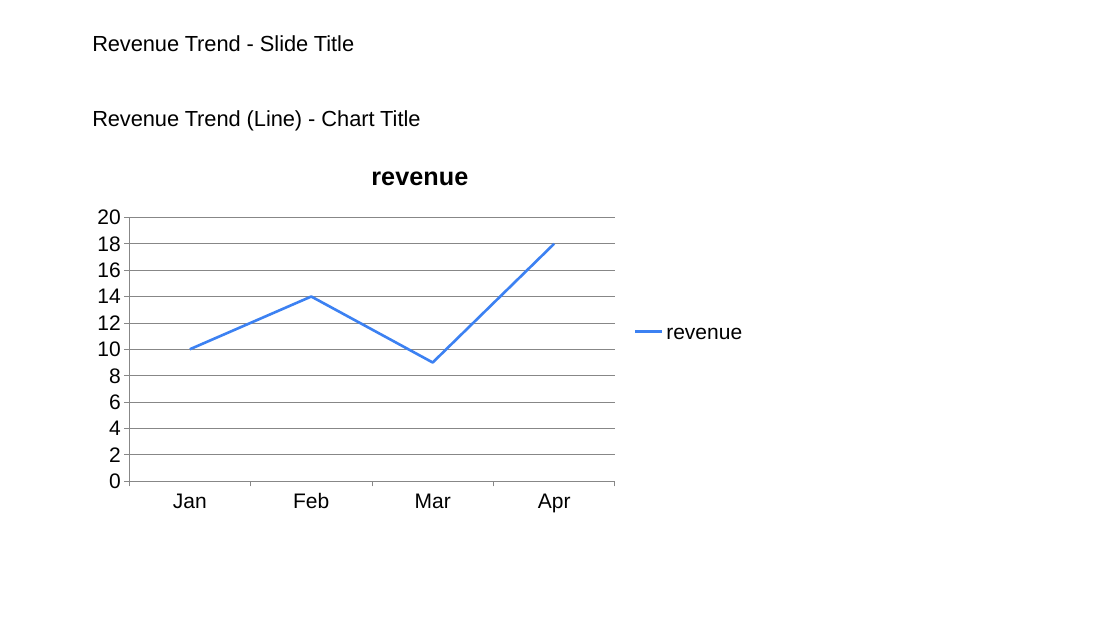
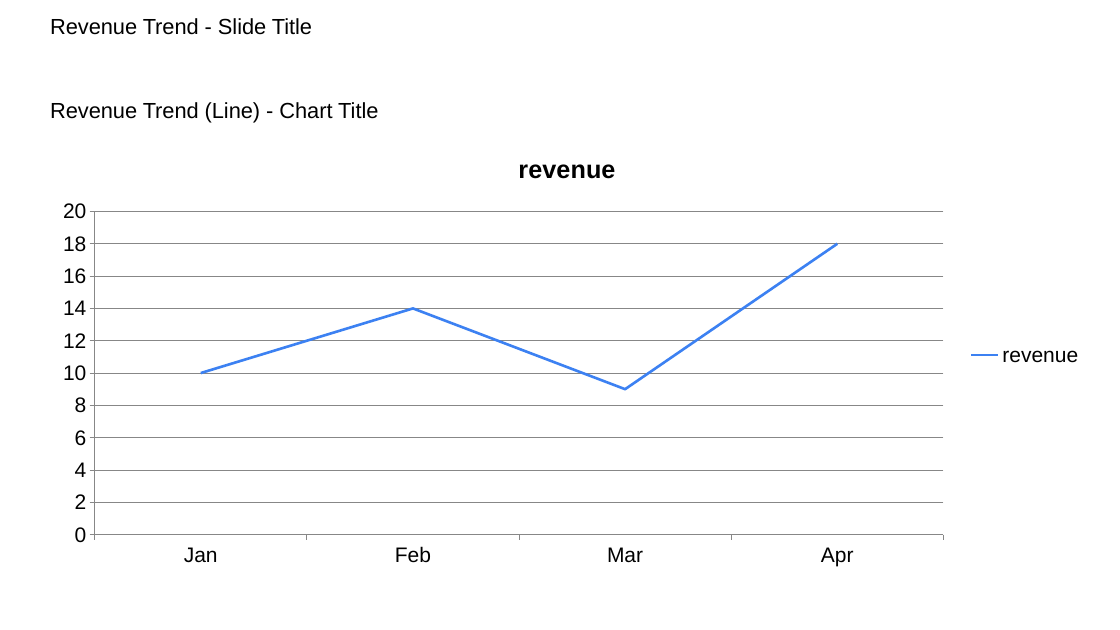
Before and after one commit to josephcobb111/deckbridge, a slide deck: slide 2 of notebooks/demo.pptx. Drawn at 1120x630 pixels with LibreOffice and Linux fonts; fonts in the diff are those of the drawing. Boxes give left, top, right and bottom in pixels: in the first picture for what was removed or moved away, otherwise in the second. Text is boxed around its words. In the diff, an @@ line names an element or a change of style, - is before the commit and + after.

Commit message:
one chart slide layout

```diff
--- a/notebooks/demo.pptx
+++ b/notebooks/demo.pptx
@@ text "Revenue Trend - Slide Title": place and size @@
-text "Revenue Trend - Slide Title" at <box>92,35,354,52</box>
+text "Revenue Trend - Slide Title" at <box>50,18,312,35</box>
@@ text "Revenue Trend (Line) - Chart ...": place and size @@
-text "Revenue Trend (Line) - Chart ..." at <box>92,110,420,131</box>
+text "Revenue Trend (Line) - Chart ..." at <box>50,102,378,123</box>
@@ line chart: place and size @@
-line chart at <box>84,143,756,521</box>
+line chart at <box>42,134,1092,576</box>
```
Also in this commit, not shown: 2 other slides changed, 7 other files.
